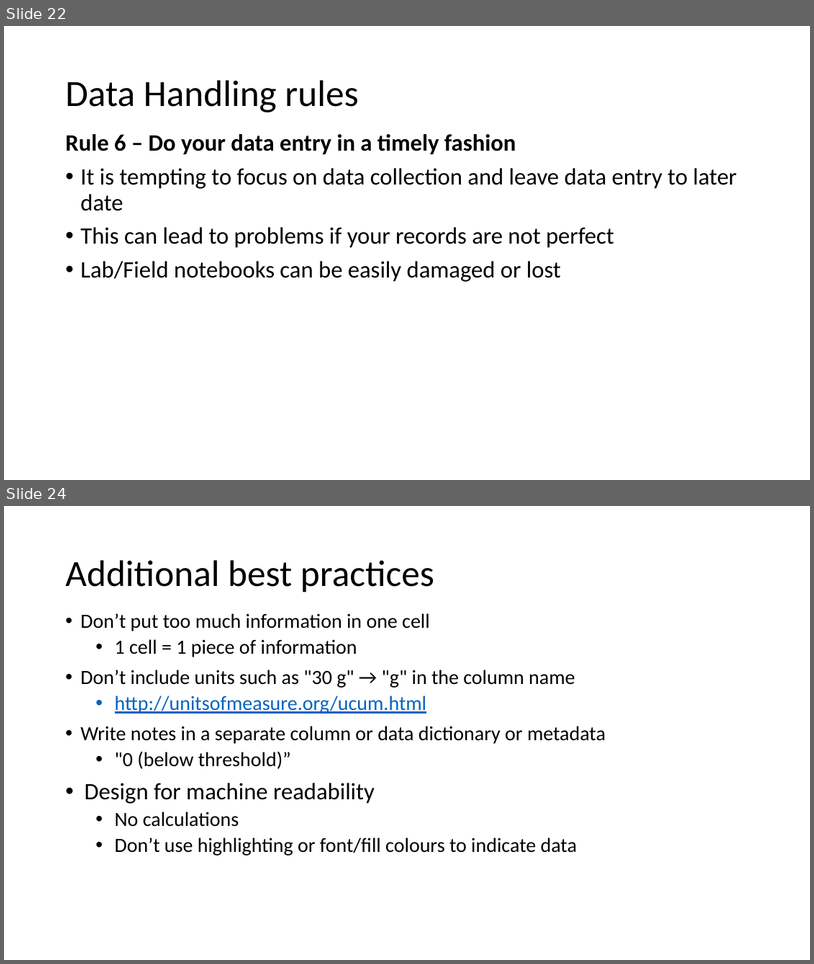
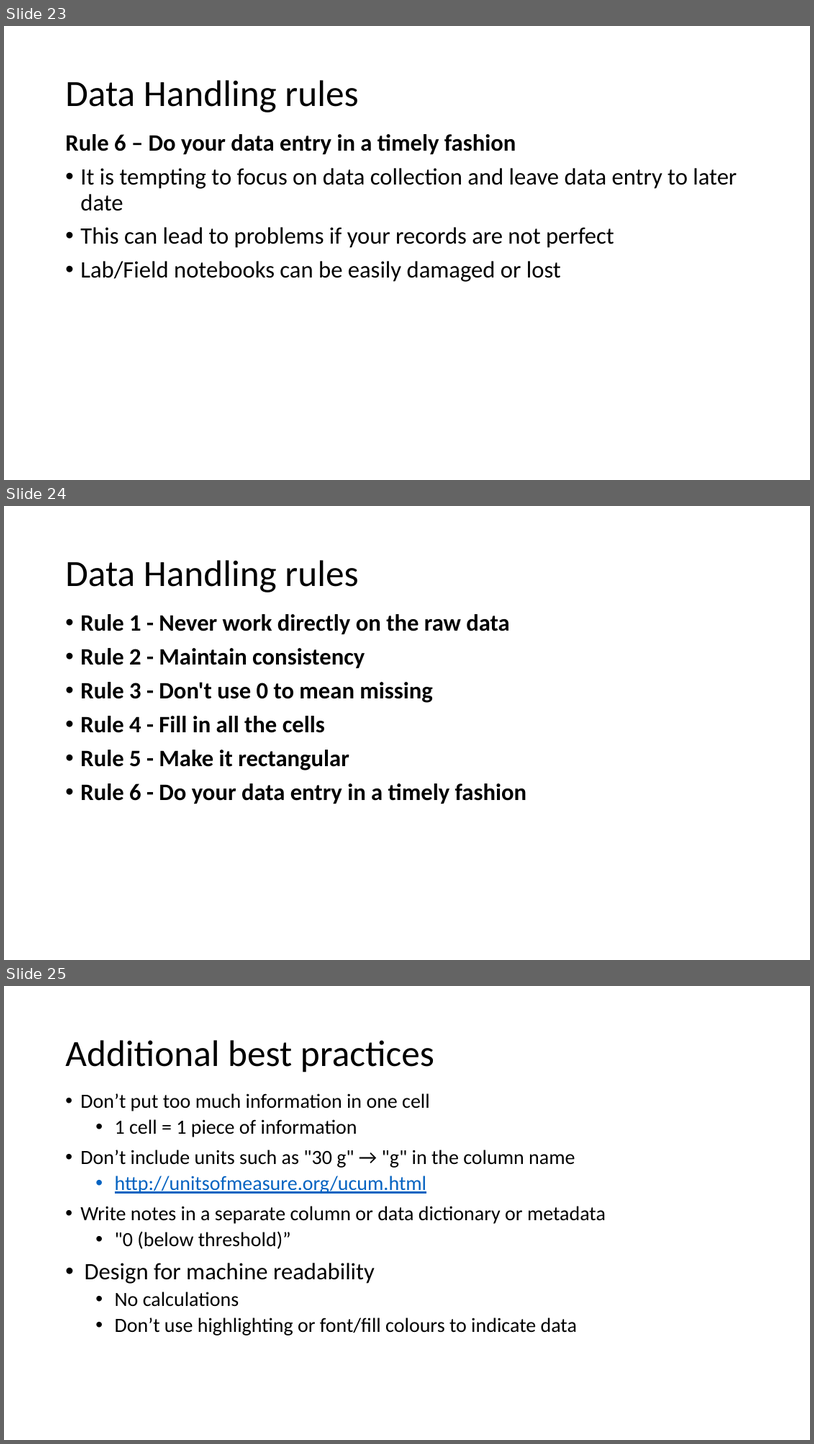
Before and after one commit to bioinformatics-core-shared-training/Managing-your-research-data, a slide deck: data_formatting.pptx. Shown one above the other, each under a label of ours: slides 22 and 24 before the commit, slides 23, 24 and 25 after it; the slides between them are not shown. The pictures are 814x964 and 814x1444 pixels, drawn with LibreOffice and Linux fonts; fonts in the diff are those of the drawing; background and template pictures are left out. Boxes give left, top, right and bottom in pixels: in the first picture for what was removed or moved away, otherwise in the second. Text is boxed around its words. In the diff, an @@ line names an element or a change of style, - is before the commit and + after.

```diff
--- a/data_formatting.pptx
+++ b/data_formatting.pptx
@@ slide 24 added at (4, 506, 810, 960), background #FFFFFF @@
@@ title added at (65, 560, 358, 592), 44 pt, text #000000 @@
+Data Handling rules
@@ text added at (80, 614, 527, 803), 28 pt, text #000000, bold @@
+• Rule 1 - Never work directly on the raw data
+• Rule 2 - Maintain consistency
+• Rule 3 - Don't use 0 to mean missing
+• Rule 4 - Fill in all the cells
+• Rule 5 - Make it rectangular
+• Rule 6 - Do your data entry in a timely fashion
@@ what was slide 22 is now slide 23 @@
@@ what was slide 24 is now slide 25 @@
```
Also in this commit, not shown: 2 slides changed, 1 other file.
